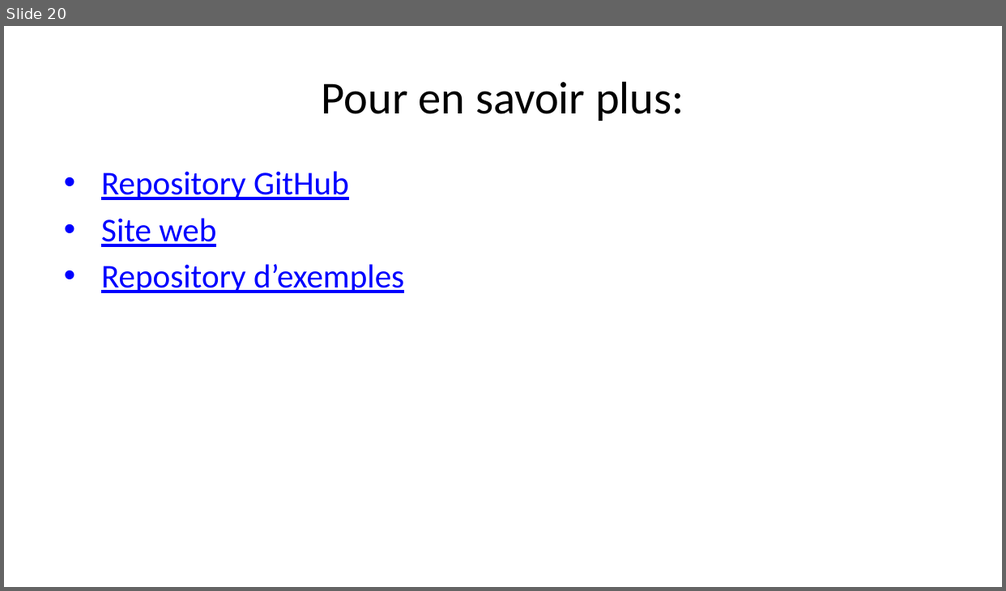
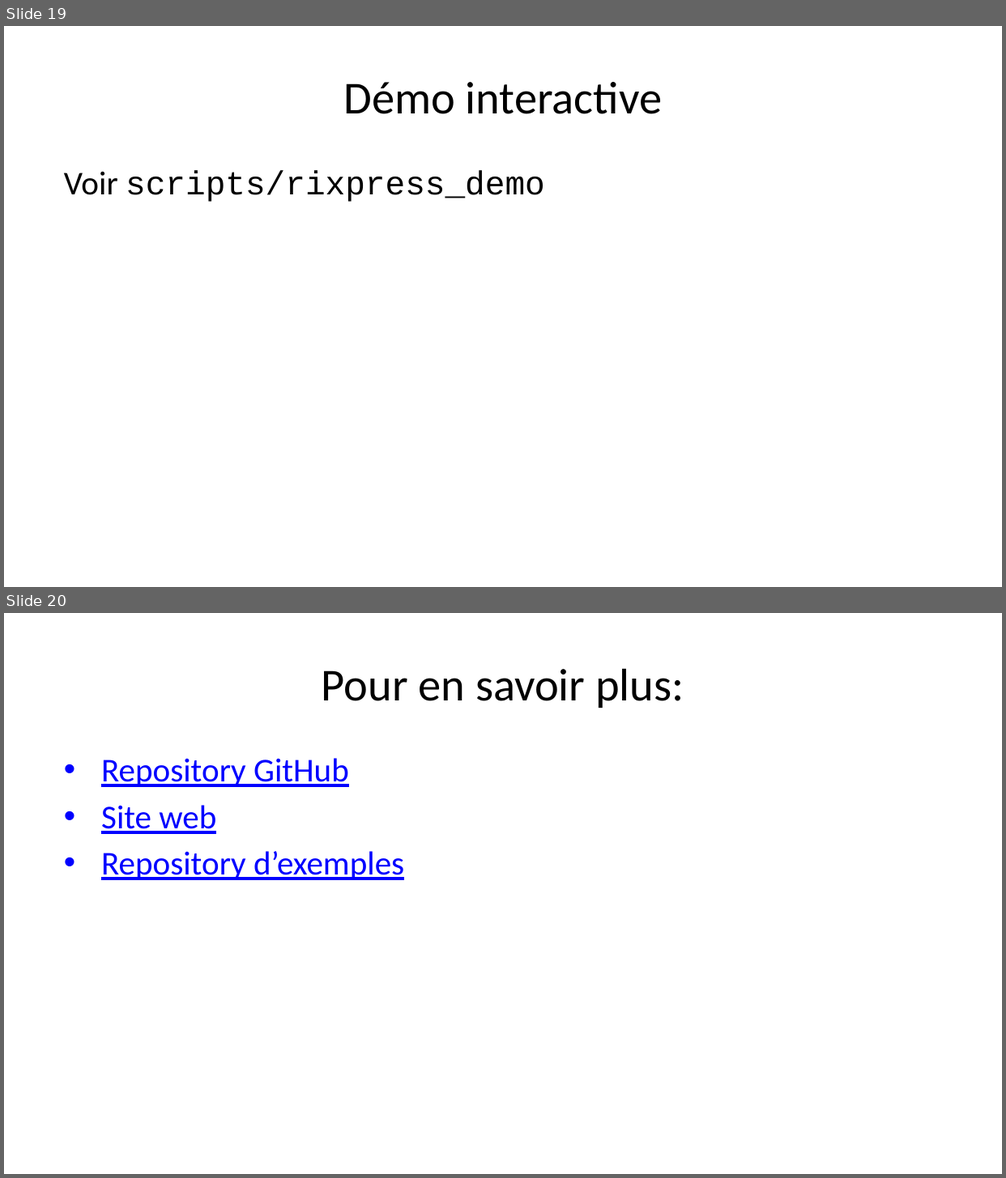
Before and after one commit to b-rodrigues/repro_rrr, a slide deck: docs/index.pptx. Shown one above the other, each under a label of ours: slide 20 before the commit, slides 19 and 20 after it. The pictures are 1006x591 and 1006x1178 pixels, drawn with LibreOffice and Linux fonts; fonts in the diff are those of the drawing. Boxes give left, top, right and bottom in pixels: in the first picture for what was removed or moved away, otherwise in the second. Text is boxed around its words. In the diff, an @@ line names an element or a change of style, - is before the commit and + after.

```diff
--- a/docs/index.pptx
+++ b/docs/index.pptx
@@ slide 19 added at box(4, 26, 1002, 587), background #FFFFFF @@
@@ title added at box(344, 82, 662, 114), 33 pt, text #000000 @@
+Démo interactive
@@ text added at box(64, 171, 545, 202), 24 pt, text #000000 @@
+Voir scripts/rixpress_demo
```
Also in this commit, not shown: 3 slides changed, 2 other slides added, 3 slides removed, 15 other files.
